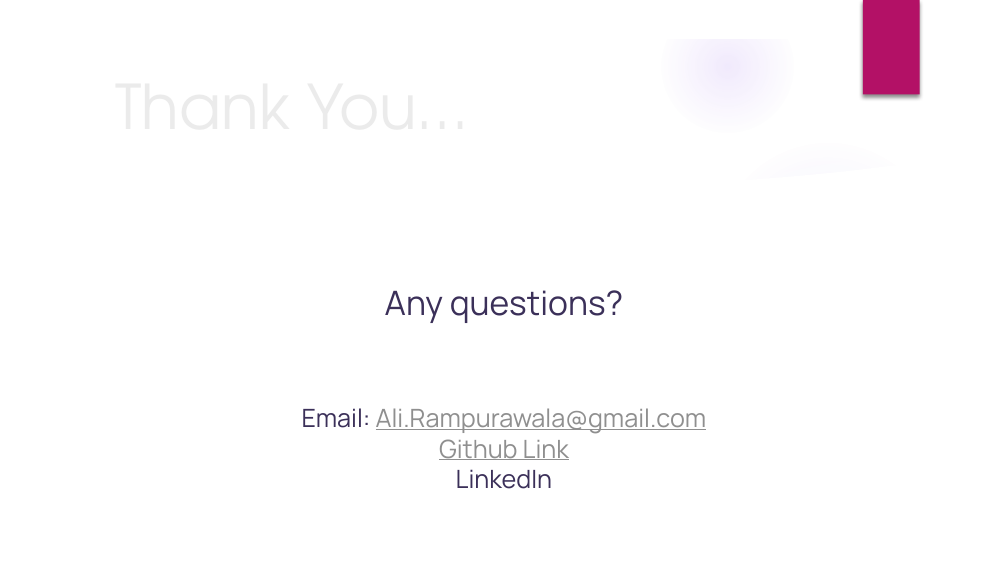
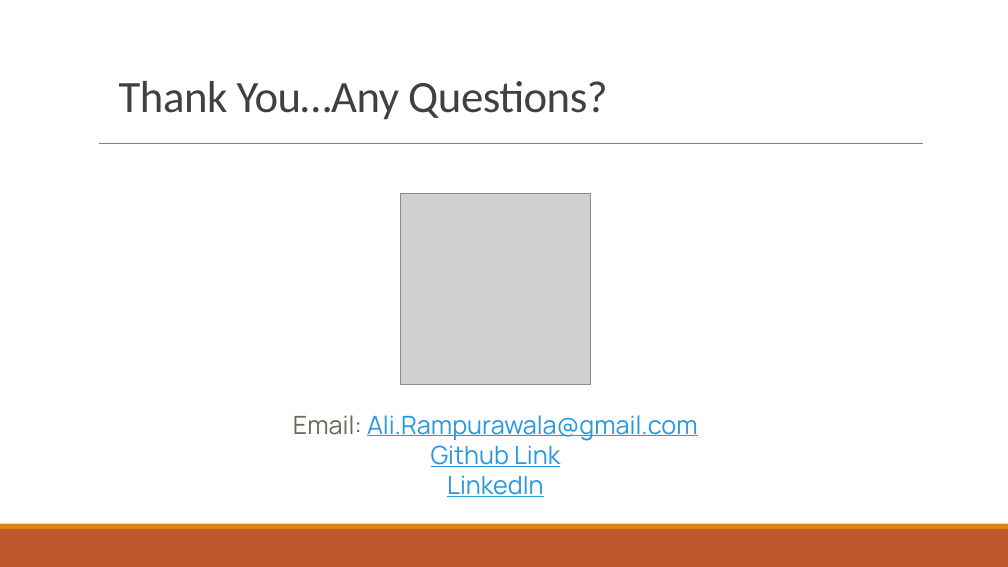
Before and after one commit to AliRampur/FlatIron-Capstone, a slide deck: slide 12 of presentation.pptx (slide 11 before the commit). Drawn at 1008x567 pixels with LibreOffice and Linux fonts; fonts in the diff are those of the drawing; grey boxes stand for pictures; background and template pictures are left out. Boxes give left, top, right and bottom in pixels: in the first picture for what was removed or moved away, otherwise in the second. Text is boxed around its words. In the diff, an @@ line names an element or a change of style, - is before the commit and + after.

```diff
--- a/presentation.pptx
+++ b/presentation.pptx
@@ group removed at (x1=0, y1=0, x2=1008, y2=567): 4 ellipses, 3 freeform shapes @@
@@ rectangle removed at (x1=863, y1=0, x2=919, y2=95) @@
@@ title at (x1=119, y1=81, x2=607, y2=120): text changed; size 44 to 32 pt; font TeX Gyre Adventor to Calibri; text colour #EBEBEB to #404040 @@
-Thank You…
+Thank You…Any Questions?
@@ line added from (99, 144) to (922, 144), #808080 0.5 pt @@
@@ picture added at (x1=400, y1=194, x2=591, y2=384) @@
@@ text at (x1=385, y1=290, x2=623, y2=323): paragraph removed @@
-Any questions?
@@ text "Email: Ali.Rampurawala@gmail.com" moved from (x1=302, y1=290, x2=707, y2=489) to (x1=293, y1=415, x2=698, y2=497) @@
@@ text "Email: Ali.Rampurawala@gmail.com" at (x1=293, y1=415, x2=698, y2=497): text colour #3B3059 to #637052 in "Email:"; text colour #8F8F8F to #2998E3 in "Ali.Rampurawala@gmail.com", "Github Link"; text colour #3B3059 to #2998E3, underline on in "LinkedIn" @@
@@ rectangle added at (x1=0, y1=529, x2=1008, y2=567), fill #BD582C @@
@@ rectangle added at (x1=0, y1=524, x2=1008, y2=529), fill #E48312 @@
```
Also in this commit, not shown: 7 other slides changed, 4 slides added, 3 slides removed, 6 other files.
